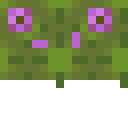
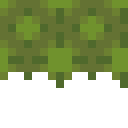
Revision of a layered w=128, h=128 image; what changed, layer by layer:
hid "Layer 3" over [8, 8, 112, 48]
painted on "Layer 2" over [8, 72, 112, 80]
